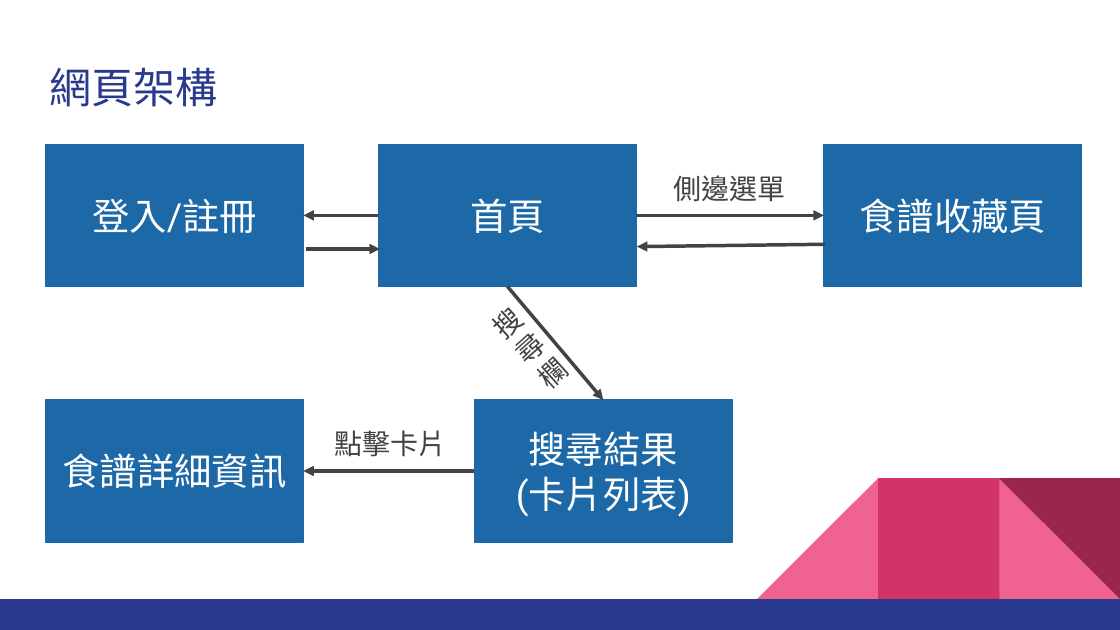
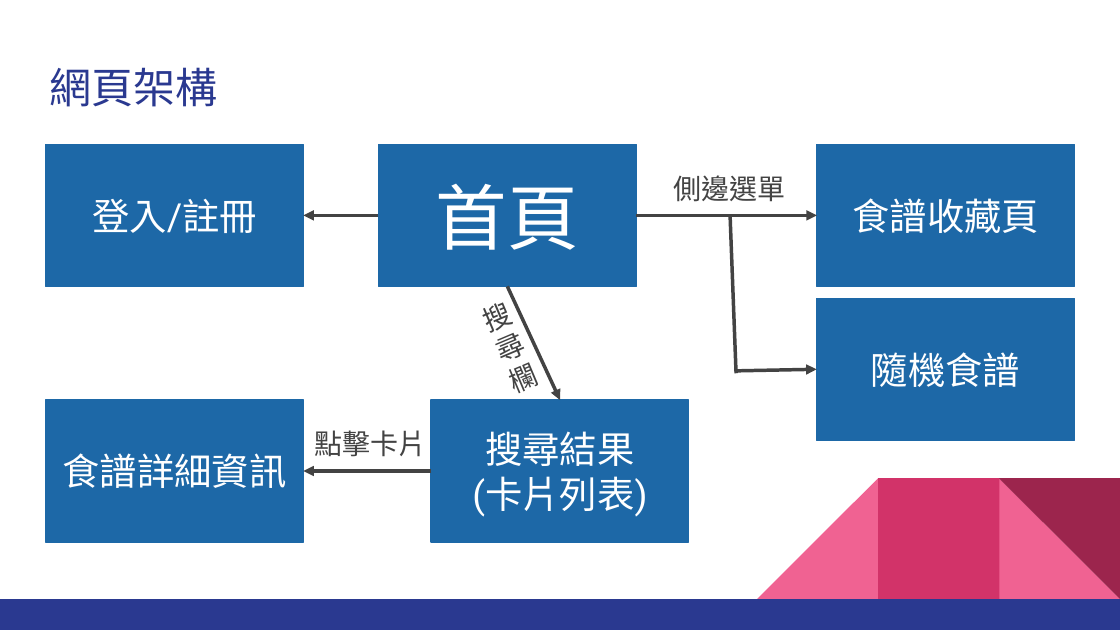
Before and after one commit to Web-Programming-Recipe-Finder/project, a slide deck: slide 4 of public/files/食譜搜尋器_01357026_01357028.pptx. Drawn at 1120x630 pixels with LibreOffice and Linux fonts; fonts in the diff are those of the drawing. Boxes give left, top, right and bottom in pixels: in the first picture for what was removed or moved away, otherwise in the second. Text is boxed around its words. In the diff, an @@ line names an element or a change of style, - is before the commit and + after.

```diff
--- a/public/files/食譜搜尋器_01357026_01357028.pptx
+++ b/public/files/食譜搜尋器_01357026_01357028.pptx
@@ rectangle "首頁" at box(379, 144, 636, 287): size 24 to 46 pt @@
@@ rectangle "食譜收藏頁": place and size @@
-rectangle "食譜收藏頁" at box(824, 144, 1082, 287)
+rectangle "食譜收藏頁" at box(816, 144, 1074, 287)
@@ arrow moved from (636, 215) - (824, 215) to (636, 215) - (816, 215) @@
@@ line added from (736, 373) to (730, 215), #434343 2.25 pt @@
@@ arrow removed from (306, 249) to (380, 249) @@
@@ text "搜尋欄": place and size @@
-text "搜尋欄" at box(504, 312, 548, 373)
+text "搜尋欄" at box(488, 304, 540, 401)
@@ text "搜尋欄" at box(488, 304, 540, 401): rotation 318 to 337 degrees @@
@@ arrow moved from (507, 287) - (604, 400) to (507, 287) - (560, 400) @@
@@ rectangle added at box(816, 298, 1074, 440), fill #1D68A7, outline #1D68A7 0.75 pt, 24 pt, text #FFFFFF @@
+隨機食譜
@@ arrow moved from (825, 244) - (637, 246) to (736, 371) - (816, 370) @@
@@ text "點擊卡片": place and size @@
-text "點擊卡片" at box(334, 430, 446, 457)
+text "點擊卡片" at box(315, 430, 427, 457)
@@ rectangle "搜尋結果": place and size @@
-rectangle "搜尋結果" at box(475, 400, 732, 542)
+rectangle "搜尋結果" at box(431, 400, 689, 542)
@@ arrow moved from (475, 472) - (304, 472) to (431, 472) - (304, 472) @@
```
Also in this commit, not shown: 3 other slides changed.
